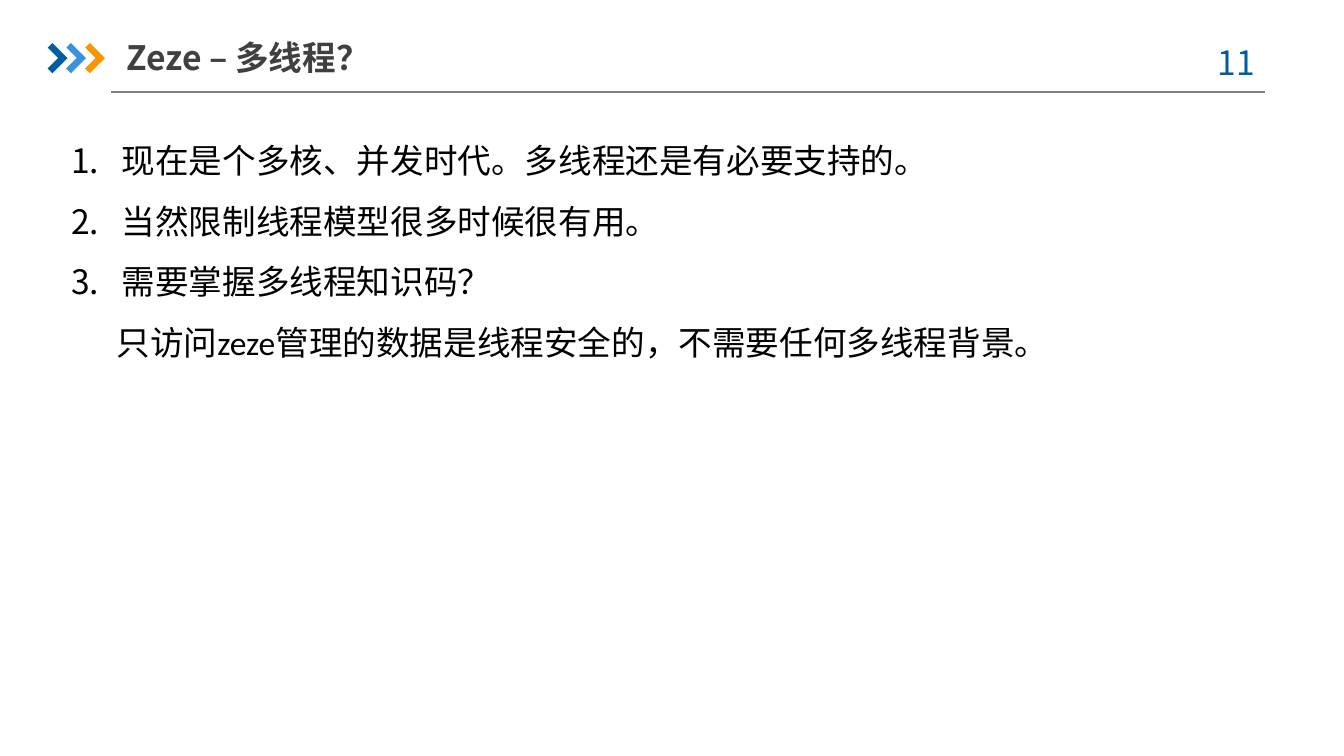
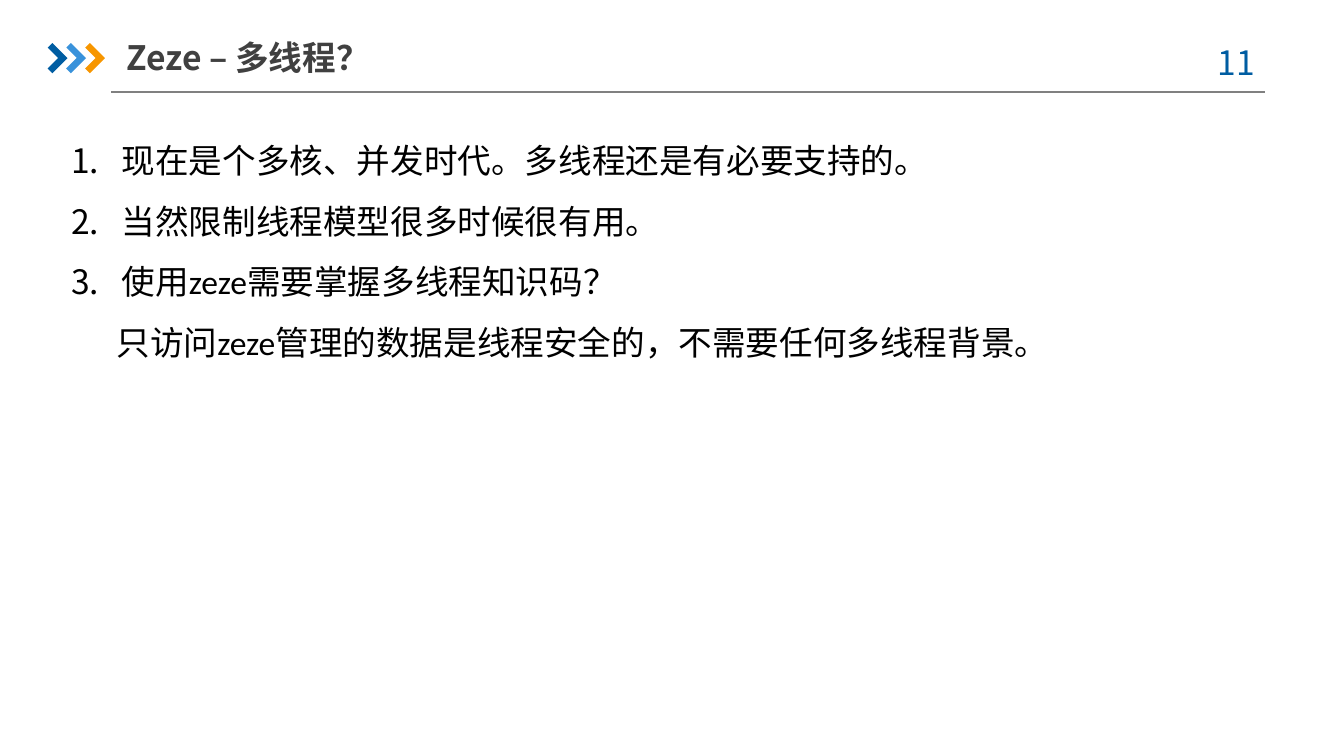
Before and after one commit to e2wugui/zeze, a slide deck: slide 11 of doc/基于缓存同步的分布式事务服务器框架.pptx. Drawn at 1344x756 pixels with LibreOffice and Linux fonts; fonts in the diff are those of the drawing; background and template pictures are left out. Boxes give left, top, right and bottom in pixels: in the first picture for what was removed or moved away, otherwise in the second. Text is boxed around its words. In the diff, an @@ line names an element or a change of style, - is before the commit and + after.

```diff
--- a/doc/基于缓存同步的分布式事务服务器框架.pptx
+++ b/doc/基于缓存同步的分布式事务服务器框架.pptx
@@ text at bbox=[122, 265, 617, 297]: text changed @@
-3. 需要掌握多线程知识码？
+3. 使用zeze需要掌握多线程知识码？
```
Also in this commit, not shown: 3 other slides changed, 1 other file.
